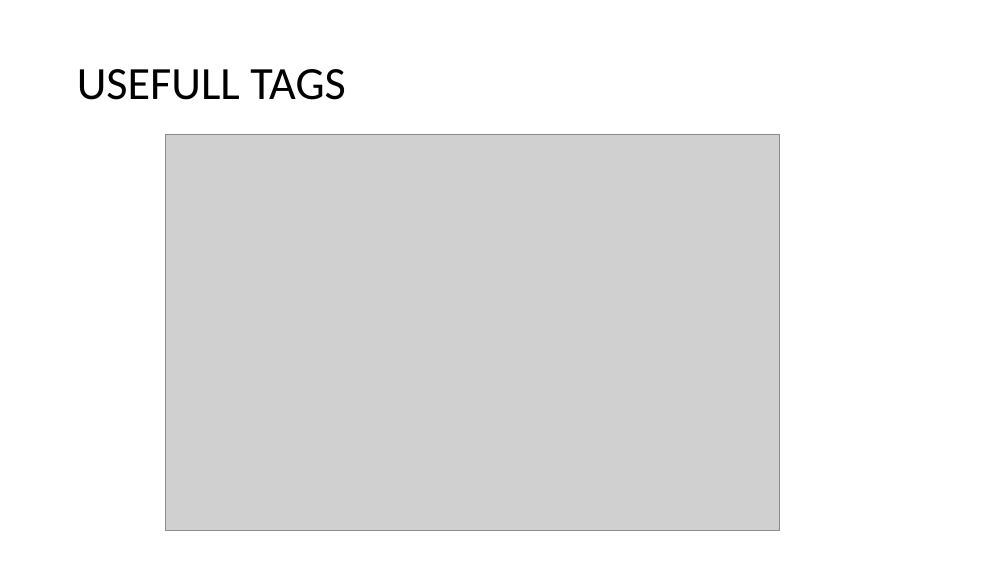
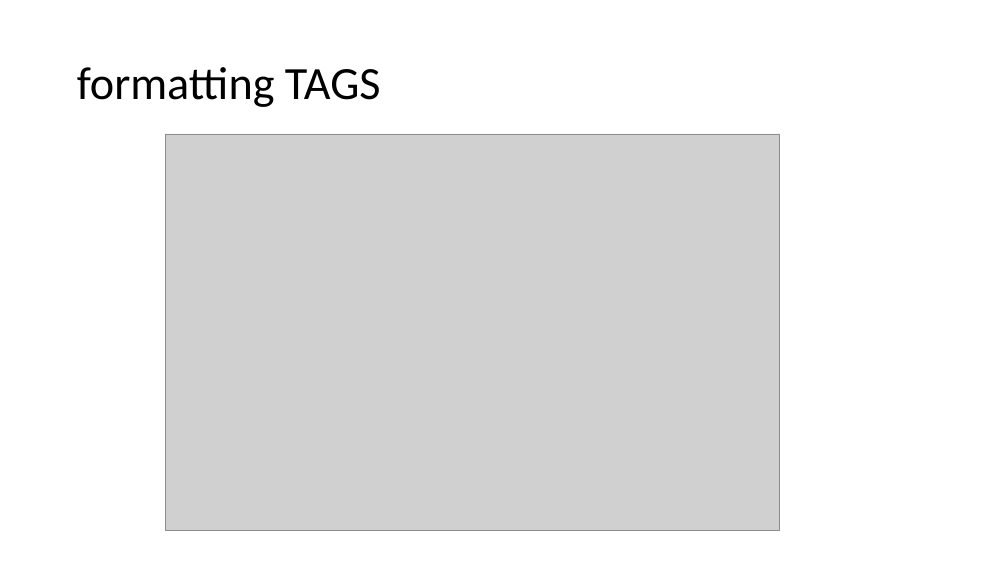
Before and after one commit to salman3009/newtownJuneBatch, a slide deck: slide 23 of June_Batch/16-06-22/html_16_06_22.pptx. Drawn at 1008x567 pixels with LibreOffice and Linux fonts; fonts in the diff are those of the drawing; grey boxes stand for pictures. Boxes give left, top, right and bottom in pixels: in the first picture for what was removed or moved away, otherwise in the second. Text is boxed around its words. In the diff, an @@ line names an element or a change of style, - is before the commit and + after.

```diff
--- a/June_Batch/16-06-22/html_16_06_22.pptx
+++ b/June_Batch/16-06-22/html_16_06_22.pptx
@@ title at [77,67,381,107]: text changed @@
-USEFULL TAGS
+formatting TAGS
```
Also in this commit, not shown: 1 other file.
